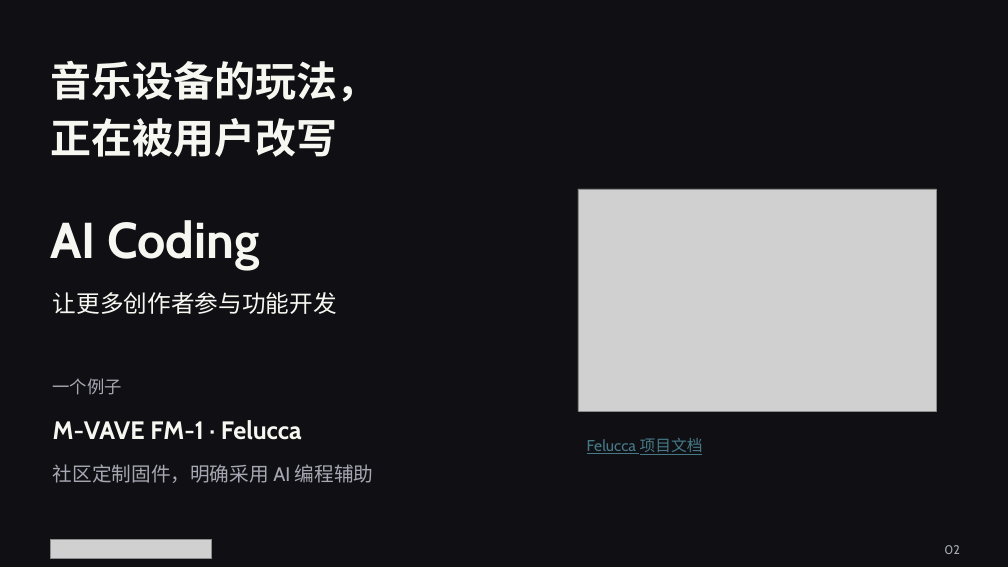
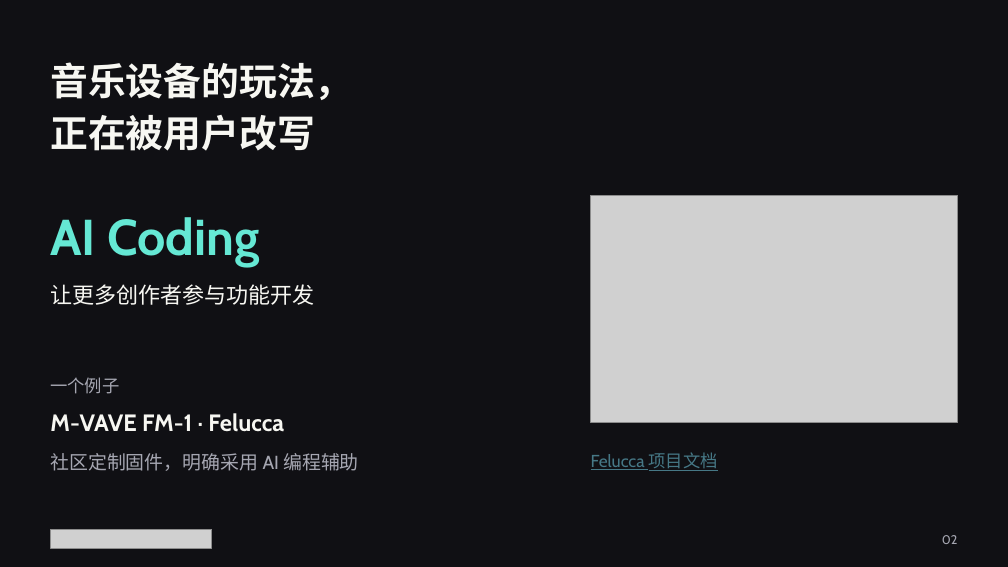
Before and after one commit to 203-Systems/personalized-hardware-talk, a slide deck: slide 1 of slides/slide-02.pptx. Drawn at 1008x567 pixels with LibreOffice and Linux fonts; fonts in the diff are those of the drawing; grey boxes stand for pictures. Boxes give left, top, right and bottom in pixels: in the first picture for what was removed or moved away, otherwise in the second. Text is boxed around its words. In the diff, an @@ line names an element or a change of style, - is before the commit and + after.

```diff
--- a/slides/slide-02.pptx
+++ b/slides/slide-02.pptx
@@ text "音乐设备的玩法，" at box(50, 62, 352, 151): size 39 to 36 pt @@
@@ text "AI Coding" at box(50, 217, 259, 266): text colour #F7F7F2 to #65E8D4 @@
@@ picture: place and size @@
-picture at box(578, 189, 937, 411)
+picture at box(591, 195, 957, 423)
@@ text "让更多创作者参与功能开发" at box(50, 284, 315, 305): size 22.5 to 21 pt @@
@@ text "M-VAVE FM-1 · Felucca": place and size @@
-text "M-VAVE FM-1 · Felucca" at box(53, 420, 302, 440)
+text "M-VAVE FM-1 · Felucca" at box(50, 413, 284, 432)
@@ text "M-VAVE FM-1 · Felucca" at box(50, 413, 284, 432): size 24 to 22.5 pt @@
@@ text "社区定制固件，明确采用 AI 编程辅助": place and size @@
-text "社区定制固件，明确采用 AI 编程辅助" at box(53, 464, 374, 483)
+text "社区定制固件，明确采用 AI 编程辅助" at box(50, 453, 359, 471)
@@ text "社区定制固件，明确采用 AI 编程辅助" at box(50, 453, 359, 471): size 18.7 to 18 pt @@
@@ text "Felucca 项目文档": place and size @@
-text "Felucca 项目文档" at box(587, 438, 703, 455)
+text "Felucca 项目文档" at box(591, 452, 718, 471)
@@ text "Felucca 项目文档" at box(591, 452, 718, 471): size 15 to 16.5 pt @@
@@ picture: place and size @@
-picture at box(51, 540, 212, 559)
+picture at box(51, 529, 212, 548)
@@ text "02": place and size @@
-text "02" at box(944, 545, 960, 554)
+text "02" at box(942, 535, 958, 544)
@@ text "02" at box(942, 535, 958, 544): vertical alignment middle to top @@
```
Also in this commit, not shown: 50 other files.
